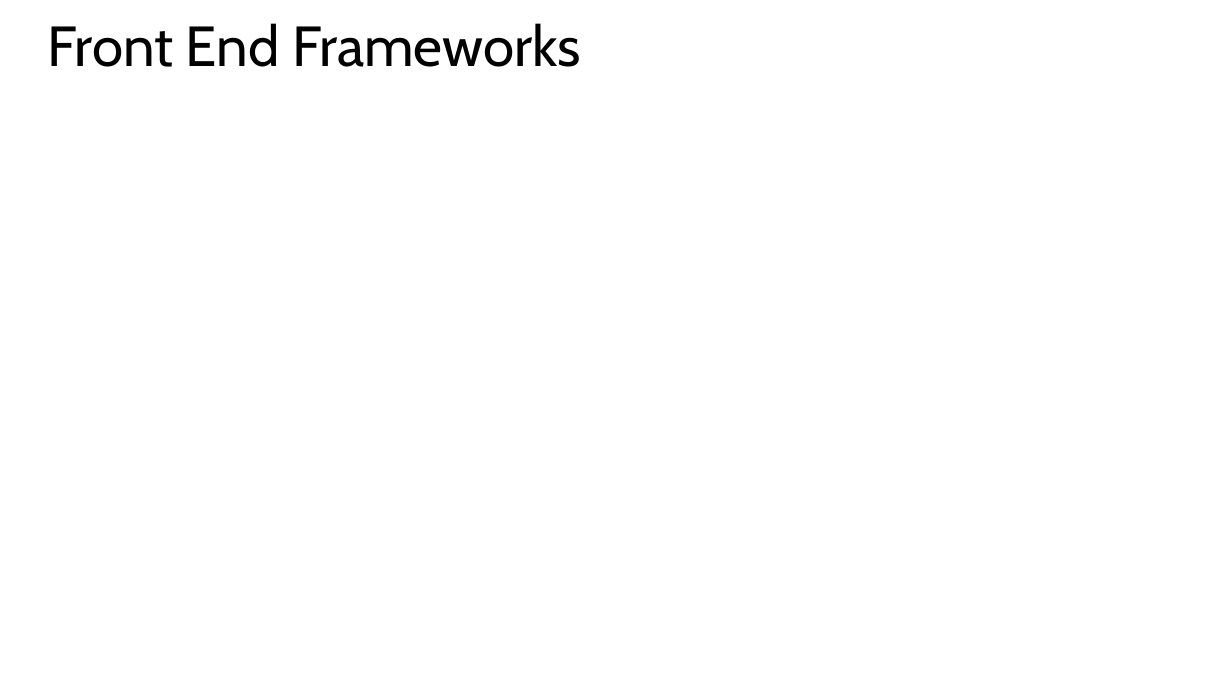
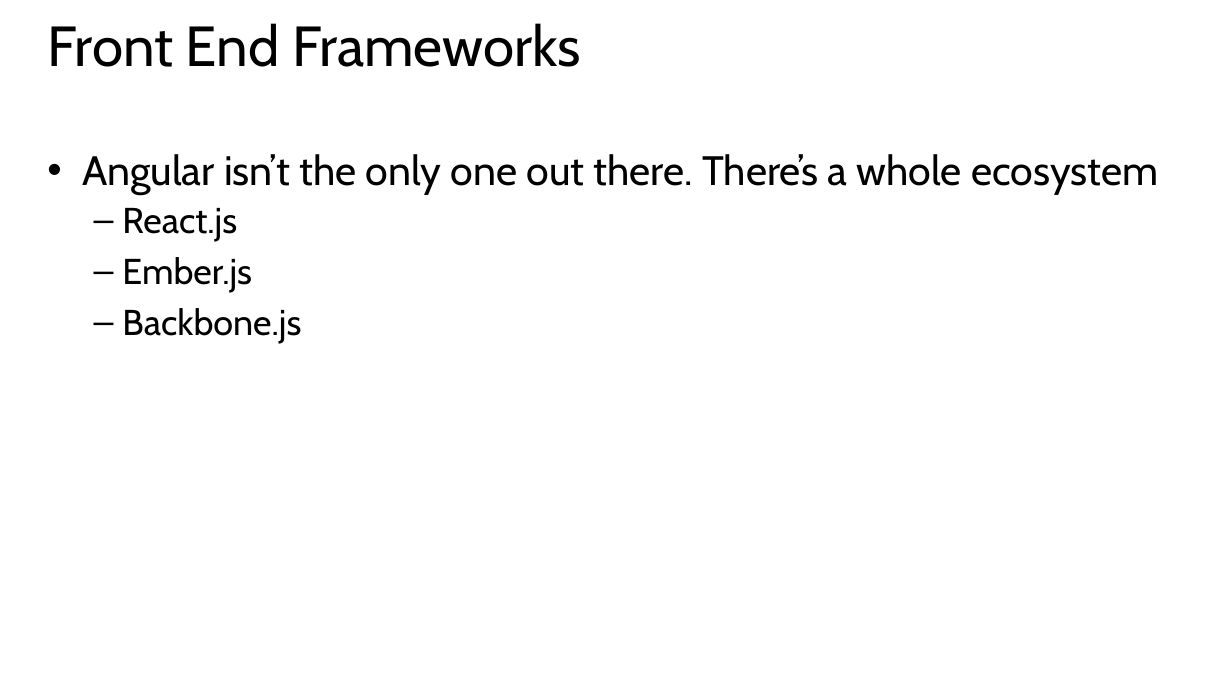
Before and after one commit to hwz/chirp, a slide deck: slide 6 of slides/module2.pptx (slide 5 before the commit). Drawn at 1232x693 pixels with LibreOffice and Linux fonts; fonts in the diff are those of the drawing. Boxes give left, top, right and bottom in pixels: in the first picture for what was removed or moved away, otherwise in the second. Text is boxed around its words. In the diff, an @@ line names an element or a change of style, - is before the commit and + after.

```diff
--- a/slides/module2.pptx
+++ b/slides/module2.pptx
@@ text added at [82, 154, 1158, 344], 32 pt, text #000000 @@
+• Angular isn’t the only one out there. There’s a whole ecosystem
+  – React.js
+  – Ember.js
+  – Backbone.js
```
Also in this commit, not shown: 2 other slides changed, 2 slides removed, 1 other file.
